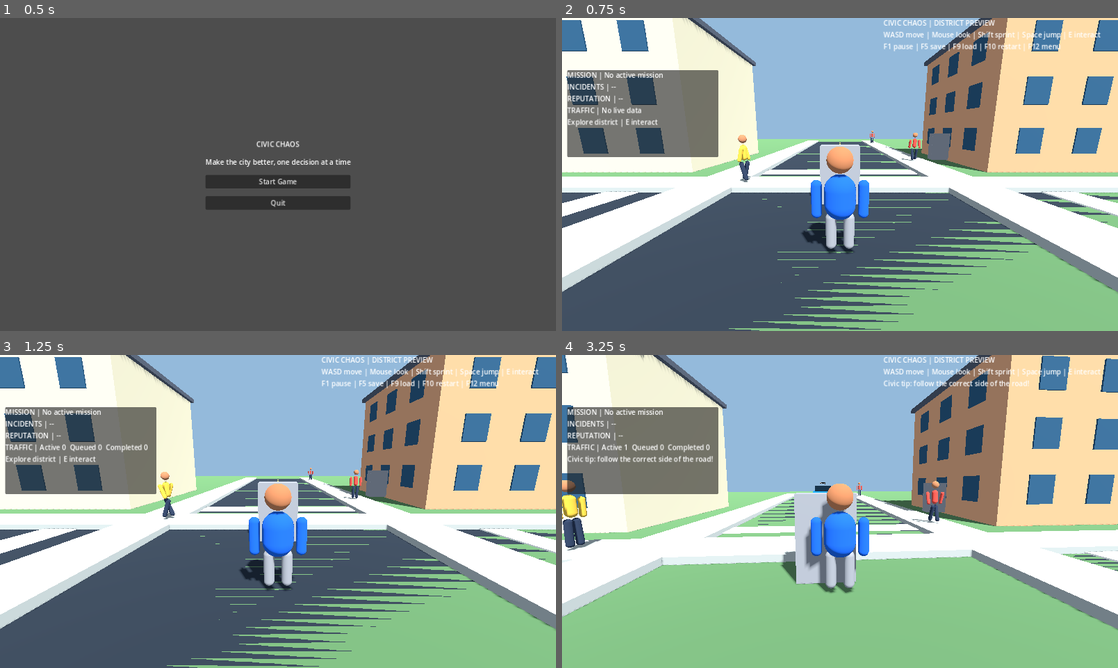
Above: before the commit, frames 1-4 (two rows, left to right).
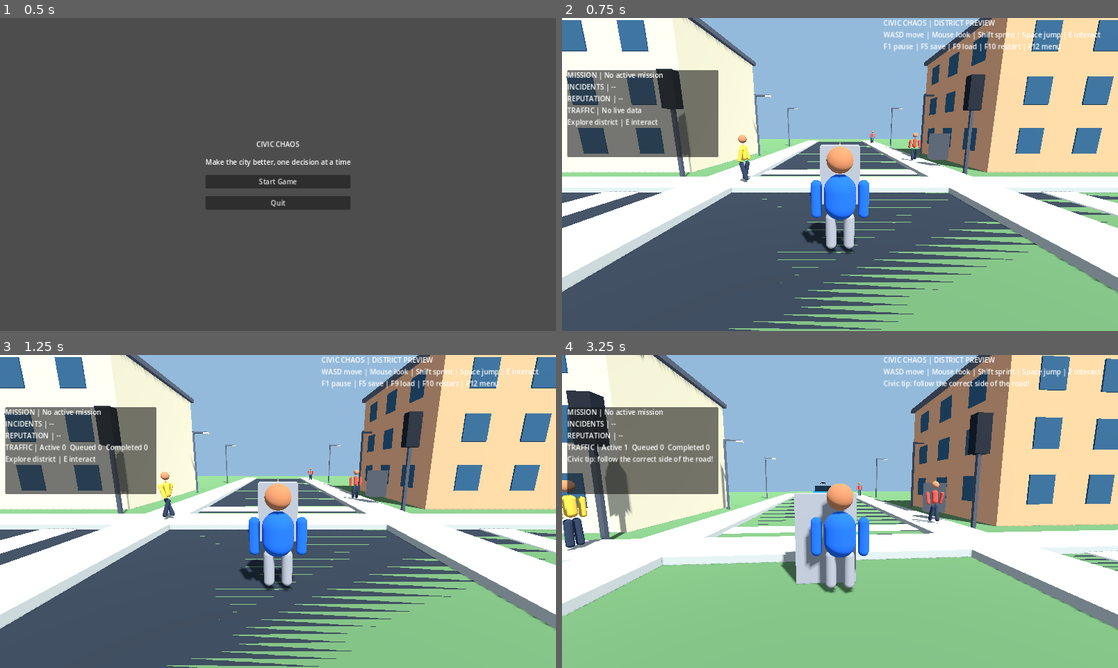
Above: after the commit, the same moments.

Repository: gauravprajapat-23/civic-chaos
Game: Godot game, scene res://scenes/core/menu.tscn
The game is run twice, just before and just after one commit, with the same random seed, the same clock (stepped at 60 frames per second) and the same inputs.
Inputs (mouse positions are in pixels of both pictures, inside the frame that each line leads up to):
- Up to frame 1 (0.5 s): no input
- Up to frame 2 (0.75 s): click "Start Game" at 0.5 s
- Up to frame 3 (1.25 s): no input
- Up to frame 4 (3.25 s): tap Enter at 1.25 s; move the mouse to (867, 511) at 1.27 s; hold E (interact) 1.28-2.03 s; hold W (move_forward) from 1.28 s (still down); tap Space (jump) at 1.52, 2.27 s; move the mouse to (812, 511) at 2.02 s; tap Shift (sprint) at 2.1 s; move the mouse to (851, 505) at 2.77 s; hold E (interact) from 2.78 s (still down)

Frame 1 is identical in both runs. In frame 2, 1.6% of the frame differs, in the area x 16-77%, y 16-51%; in frame 3, 1.6%; in frame 4, 3.4%, in the area x 0-78%, y 11-59%.

Commit message:
feat(world): populate playable city with street furniture and live traffic signals

Diff:
--- a/scripts/core/main.gd
+++ b/scripts/core/main.gd
@@ -9,6 +9,7 @@
 const DebugOverlay = preload("res://scripts/debug/debug_overlay.gd")
 const GraphicsLOD = preload("res://scripts/rendering/graphics_lod.gd")
 const DistrictPedestrians = preload("res://scripts/npc/district_pedestrians.gd")
+const StreetFurniture = preload("res://scripts/world/street_furniture.gd")
 var graphics_lod: CivicGraphicsLOD
 var debug_overlay: CivicDebugOverlay
 var civic_hud: CivicStatusHUD
@@ -77,6 +78,13 @@
         var reservations: CivicIntersectionReservations = junction.get("intersection_reservations") as CivicIntersectionReservations
         if signals != null:
             pedestrians.configure_traffic(signals, spawner, reservations)
+    var furniture := StreetFurniture.new()
+    furniture.name = "StreetFurniture"
+    add_child(furniture)
+    if junction != null:
+        var live_signals: CivicTrafficSignalController = junction.get("traffic_signals") as CivicTrafficSignalController
+        if live_signals != null:
+            furniture.configure_signals(live_signals)
     print("CIVIC_CHAOS_MAIN_READY")
 
 func _unhandled_key_input(event: InputEvent) -> void:
